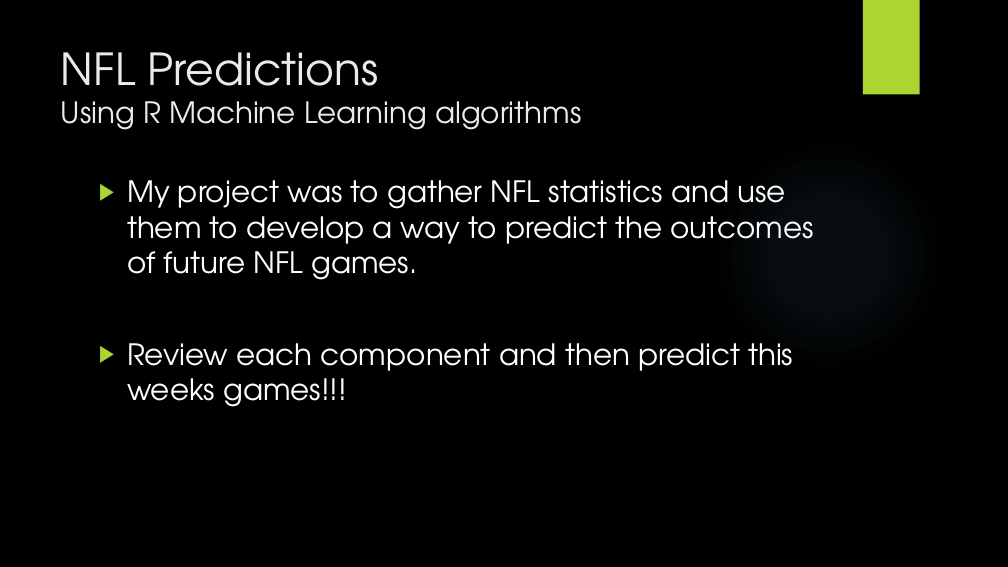
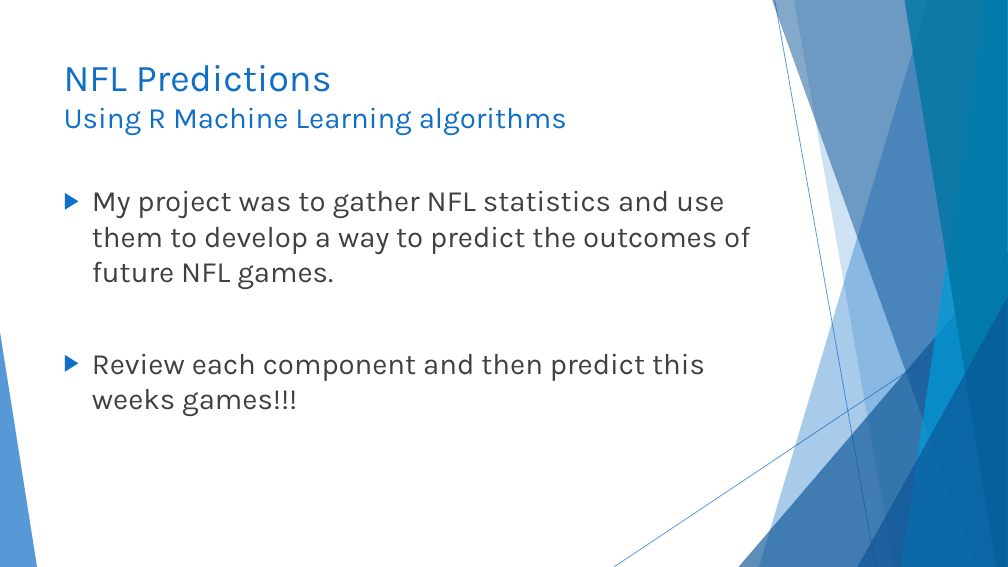
Before and after one commit to codyhock/Senior-Project, a slide deck: slide 2 of CHOCKfinal.pptx. Drawn at 1008x567 pixels with LibreOffice and Linux fonts; fonts in the diff are those of the drawing; background and template pictures are left out. Boxes give left, top, right and bottom in pixels: in the first picture for what was removed or moved away, otherwise in the second. Text is boxed around its words. In the diff, an @@ line names an element or a change of style, - is before the commit and + after.

```diff
--- a/CHOCKfinal.pptx
+++ b/CHOCKfinal.pptx
@@ background picture (left out) to #FFFFFF @@
@@ rectangle removed at [863,0,920,95] @@
@@ title "NFL Predictions Using R Machine ...": place and size @@
-title "NFL Predictions Using R Machine ..." at [61,52,581,130]
+title "NFL Predictions Using R Machine ..." at [64,65,567,136]
@@ title "NFL Predictions Using R Machine ..." at [64,65,567,136]: size 42 to 36 pt in "NFL Predictions"; font TeX Gyre Adventor to Karla, text colour #EBEBEB to #0F6FC6 @@
@@ ellipse removed at [712,138,944,371] @@
@@ text "My project was to gather ...": place and size @@
-text "My project was to gather ..." at [127,180,813,407]
+text "My project was to gather ..." at [92,191,750,416]
@@ text "My project was to gather ..." at [92,191,750,416]: font TeX Gyre Adventor to Karla, text colour #FFFFFF to #404040; bullet colour #ACD433 to #0F6FC6 @@
@@ group added at [0,0,1008,567]: 5 freeform shapes, 3 triangles, 2 lines @@
```
Also in this commit, not shown: 26 other slides changed, 3 slides added, 3 slides removed.
